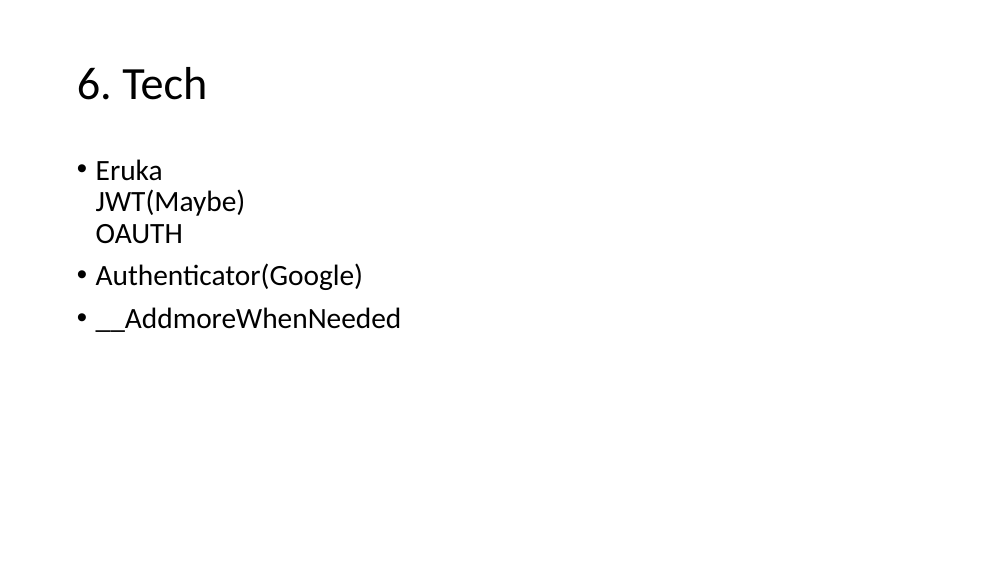
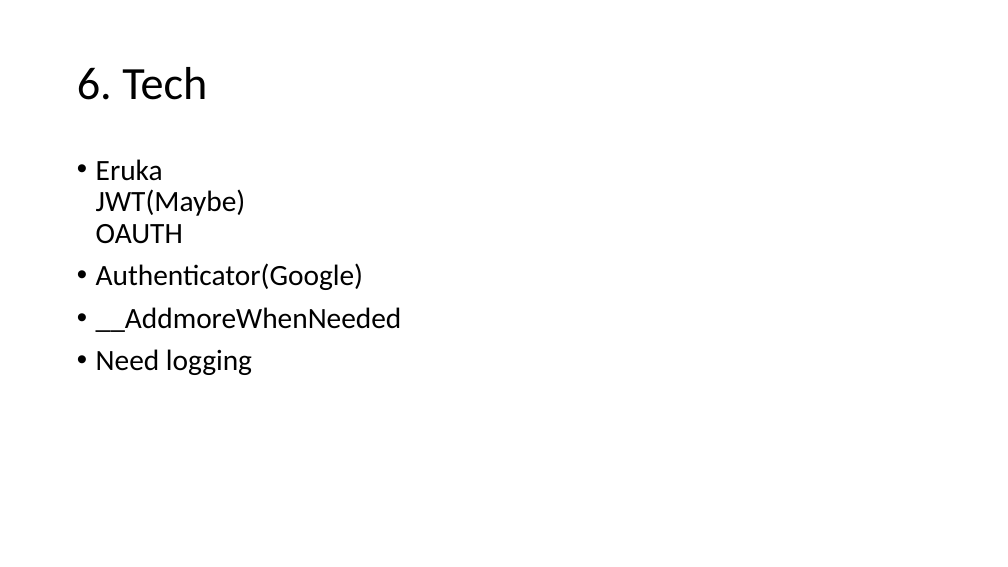
Before and after one commit to JAVaFAPT2/WebBanking, a slide deck: slide 9 of WEBBANKING.pptx. Drawn at 1008x567 pixels with LibreOffice and Linux fonts; fonts in the diff are those of the drawing. Boxes give left, top, right and bottom in pixels: in the first picture for what was removed or moved away, otherwise in the second. Text is boxed around its words. In the diff, an @@ line names an element or a change of style, - is before the commit and + after.

```diff
--- a/WEBBANKING.pptx
+++ b/WEBBANKING.pptx
@@ text at bbox=[96, 349, 252, 375]: paragraph added @@
+• Need logging
```
Also in this commit, not shown: 36 other files.
